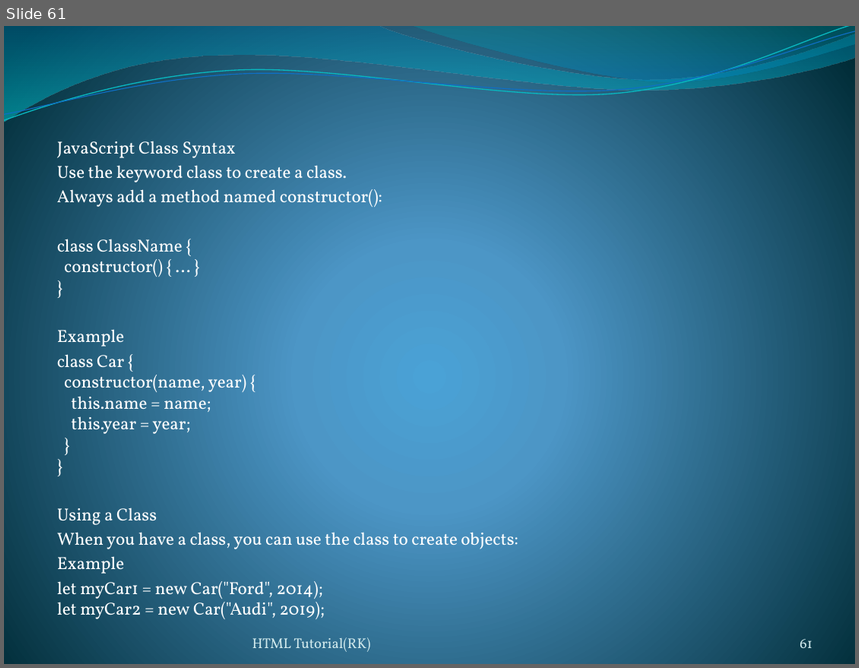
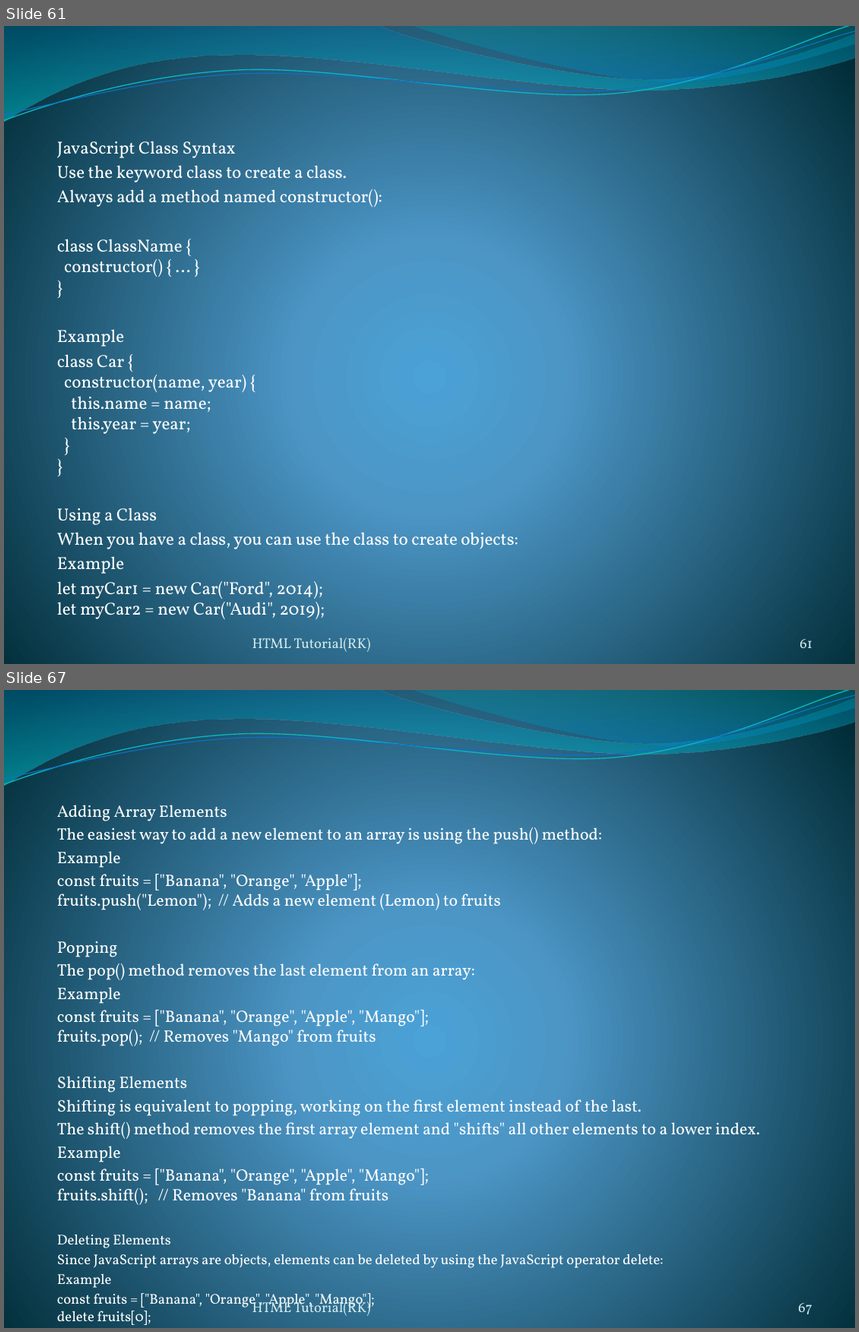
Before and after one commit to rakeshpriyad/tutorial-react-html-css-js-java, a slide deck: JavaScript.pptx. Shown one above the other, each under a label of ours: slide 61 before the commit, slides 61 and 67 after it; the slides between them are not shown. The pictures are 859x668 and 859x1332 pixels, drawn with LibreOffice and Linux fonts; fonts in the diff are those of the drawing. Boxes give left, top, right and bottom in pixels: in the first picture for what was removed or moved away, otherwise in the second. Text is boxed around its words. In the diff, an @@ line names an element or a change of style, - is before the commit and + after.

```diff
--- a/JavaScript.pptx
+++ b/JavaScript.pptx
@@ slide 67 added at box(4, 690, 855, 1328), background gradient #4AA0D6 to #4C98C7 to #002C38; not listed: 4 template elements that a slide beside it also shows @@
@@ subtitle added at box(57, 805, 760, 1325), 14 pt, text #FFFFFF @@
+Adding Array Elements
+The easiest way to add a new element to an array is using the push() method:
+Example
+const fruits = ["Banana", "Orange", "Apple"];
+fruits.push("Lemon"); // Adds a new element (Lemon) to fruits
+Popping
+The pop() method removes the last element from an array:
+Example
+const fruits = ["Banana", "Orange", "Apple", "Mango"];
+fruits.pop(); // Removes "Mango" from fruits
+Shifting Elements
+Shifting is equivalent to popping, working on the first element instead of the last.
+The shift() method removes the first array element and "shifts" all other elements to a lower index.
+Example
+const fruits = ["Banana", "Orange", "Apple", "Mango"];
+fruits.shift(); // Removes "Banana" from fruits
+Deleting Elements
+Since JavaScript arrays are objects, elements can be deleted by using the JavaScript operator delete:
+Example
+const fruits = ["Banana", "Orange", "Apple", "Mango"];
+delete fruits[0];
@@ text added at box(253, 1300, 370, 1316), 12 pt, text #D1EAEE @@
+HTML Tutorial(RK)
@@ page number added at box(798, 1303, 812, 1315), 12 pt, text #D1EAEE @@
+67
```
Also in this commit, not shown: 32 other slides added, 11 other files.
